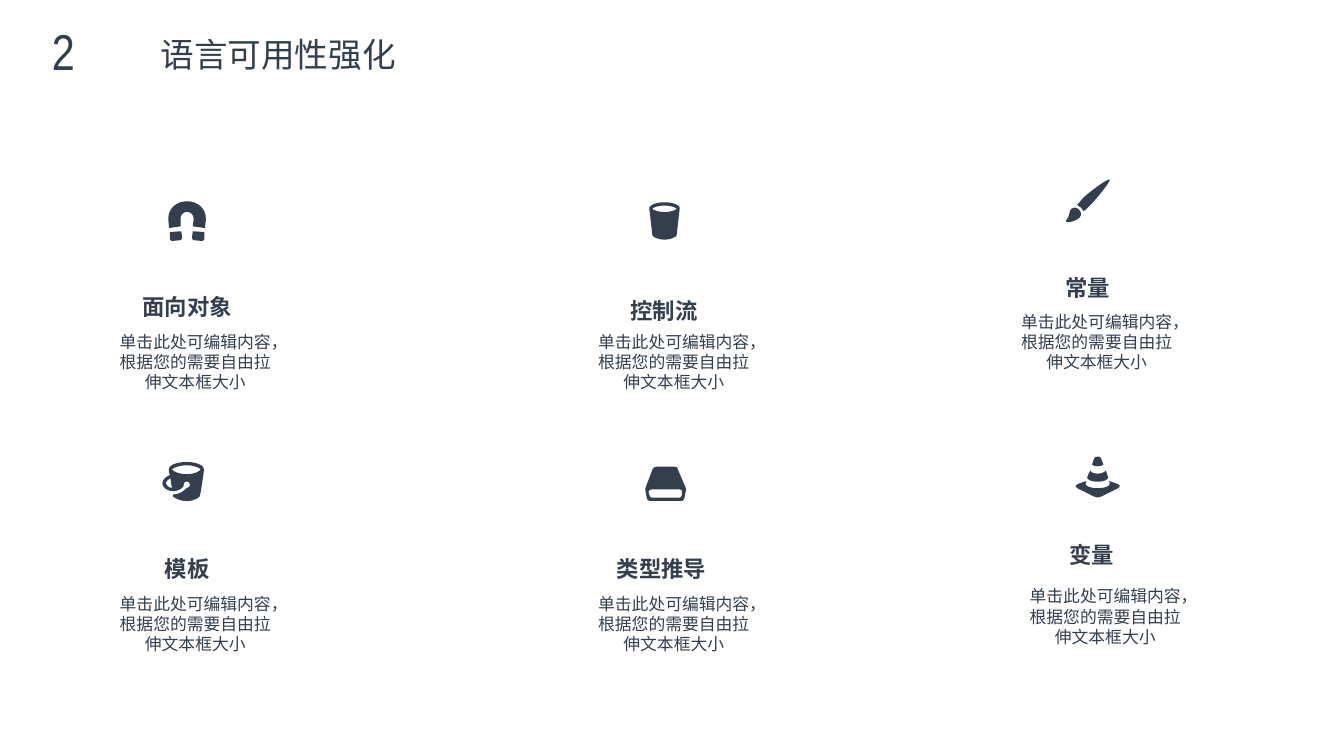
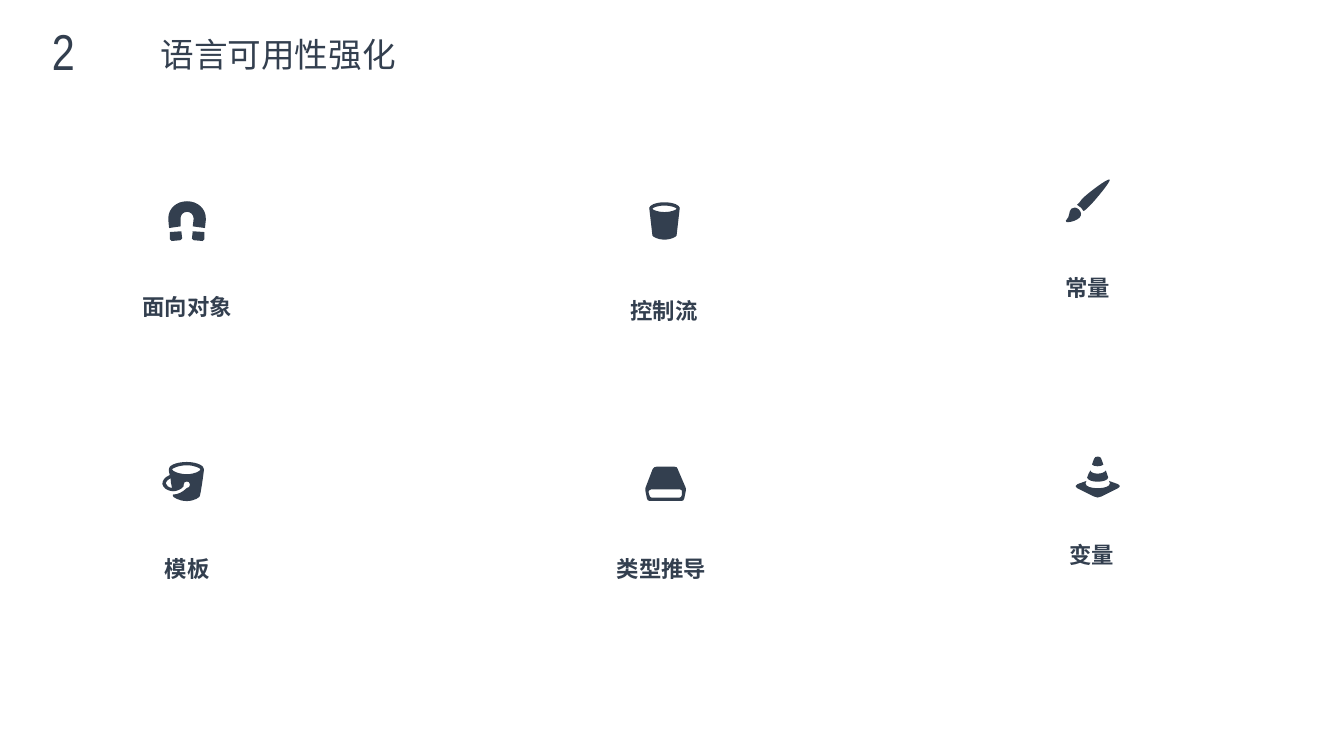
Before and after one commit to max4sharing/modern_cpp, a slide deck: slide 8 of C++11.pptx. Drawn at 1344x756 pixels with LibreOffice and Linux fonts; fonts in the diff are those of the drawing; background and template pictures are left out. Boxes give left, top, right and bottom in pixels: in the first picture for what was removed or moved away, otherwise in the second. Text is boxed around its words. In the diff, an @@ line names an element or a change of style, - is before the commit and + after.

```diff
--- a/C++11.pptx
+++ b/C++11.pptx
@@ text removed at box(1021, 314, 1189, 370) @@
-单击此处可编辑内容，根据您的需要自由拉伸文本框大小
@@ text removed at box(120, 334, 288, 390) @@
-单击此处可编辑内容，根据您的需要自由拉伸文本框大小
@@ text removed at box(598, 334, 766, 390) @@
-单击此处可编辑内容，根据您的需要自由拉伸文本框大小
@@ text removed at box(120, 596, 288, 652) @@
-单击此处可编辑内容，根据您的需要自由拉伸文本框大小
@@ text removed at box(598, 596, 766, 652) @@
-单击此处可编辑内容，根据您的需要自由拉伸文本框大小
@@ text removed at box(1030, 588, 1198, 645) @@
-单击此处可编辑内容，根据您的需要自由拉伸文本框大小
```
Also in this commit, not shown: 4 other slides changed, 35 slides added, 30 slides removed, 1 other file.
